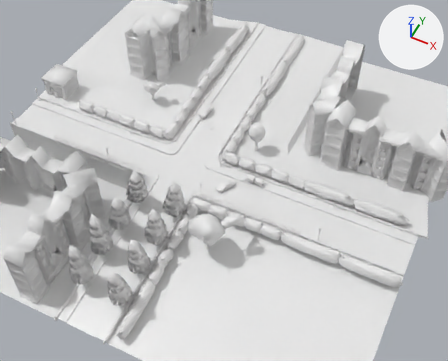
One commit to the FBX model Assets/Resources/3d/Street/Street.fbx: the scene before it, then after it.
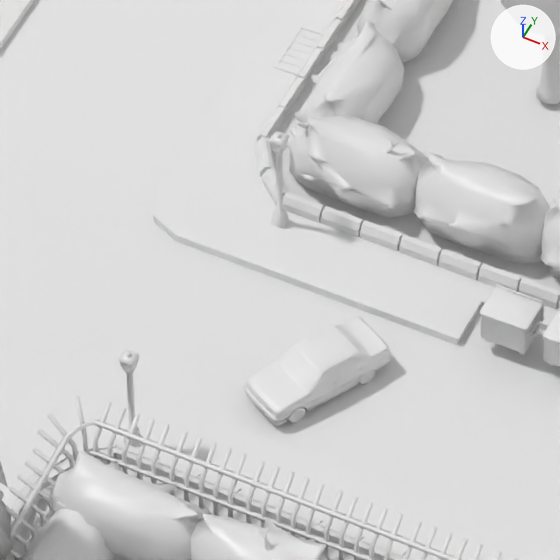
There are two pictures of each version: one from a 50 mm camera at (57.0, -89.7, 113.9) aimed at (11.7, 0.9, 0.7), one close up on the part from 41% to 57% of the width and 38% to 58% of the height. Every picture has the same lights, and +X, +Y and +Z are marked at upper right. Where no turn or scale is listed for an object, it has been applied to the vertices. Vertices at the same position are counted once.

Names of what the first close-up shows: 'Bush1-6', 'Bush1-9', 'Bush2-06', 'Bush3-2', 'Bush3-3', 'Bush4-3', 'Bush4-4', 'Container-1', 'Cube.010', 'FenceSingle2', 'Plane.004', 'Sahin1'.
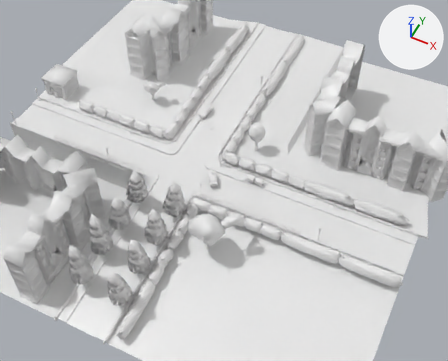
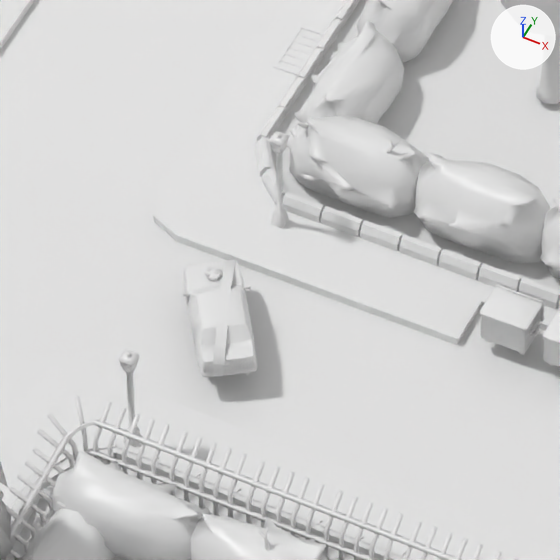
Changed parts and their boxes (x1, y1, x2, y2) in the close-ups (560 x 560 px):
'Sahin1', reshaped, moved, turned: before (244, 317, 391, 426); after (183, 260, 257, 377)
part 1 of me_sahin1_geo, built on: before (341, 326, 371, 356); after (192, 260, 251, 377)
part 2 of me_sahin1_geo, added: after (183, 291, 205, 304)

What changed in the scene script:
```text
Change me_sahin1_geo:
    used by ob_sahin1; location = (12.56, 0.0, -0.56); rotation_euler = (1.571, 0.0, -0.486), in degrees (90, 0, -28)
    remove me_sahin1_geo.from_pydata(...)  # 1356 vertices, 1262 faces; spans x -0.96..0.96, y 0.02..1.53, z -2.35..2.36
    add me_sahin1_geo.from_pydata(...)  # 1798 vertices, 1594 faces; spans x -1.12..1.11, y 0.02..1.54, z -2.37..2.36
    me_sahin1_geo part 1: 4 vertices moved from x -0.33..0.33, y 1.09..1.11, z -1.62..-1.57 to x -0.33..0.33, y 1.1..1.12, z -1.62..-1.57; 376 vertices added at x -1.12..0.97, y 0.23..1.54, z -2.37..2.36
    me_sahin1_geo part 2: 66 vertices added at x 0.4..1.11, y 0.64..1.46, z 0.42..0.82
Change ob_sahin1:
    ob_sahin1.location: (12.56, 0.0, -0.56) -> (8.93, 0.24, 0.0)
    ob_sahin1.rotation_euler: (1.571, 0.0, -0.486) -> (1.571, 0.0, -2.531)  # degrees (90, 0, -28) -> degrees (90, 0, -145)
```
